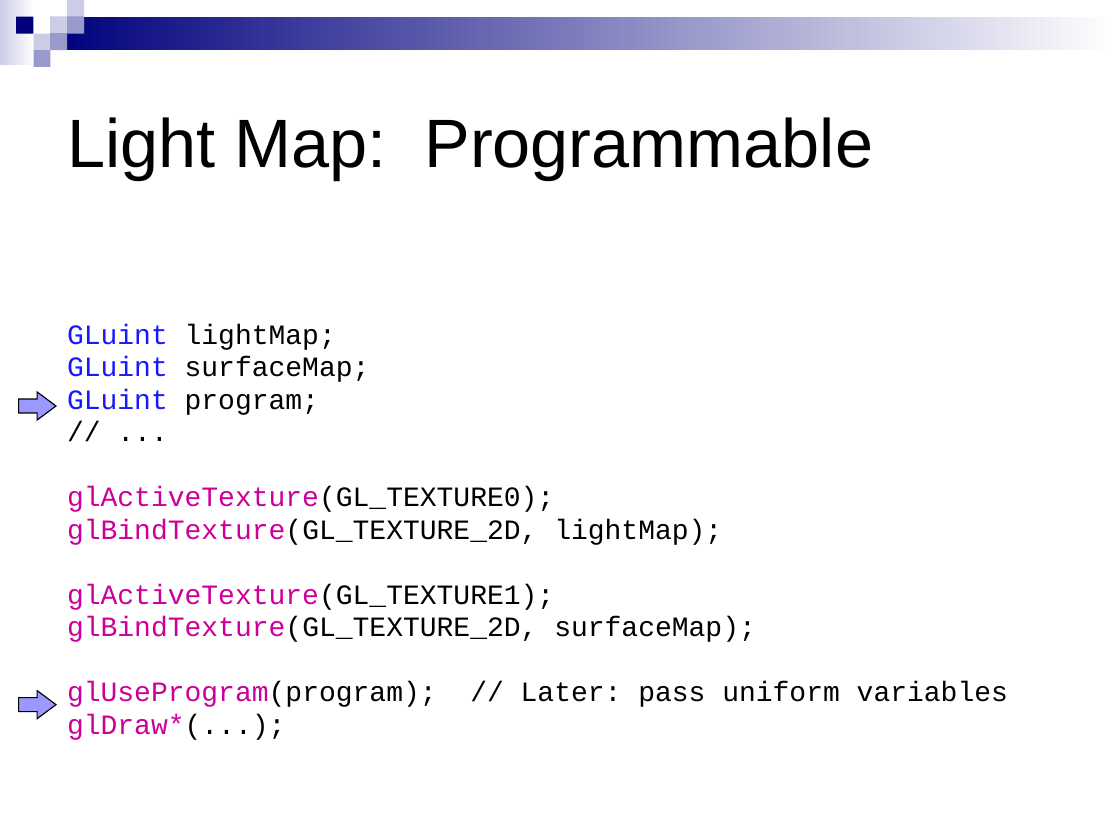
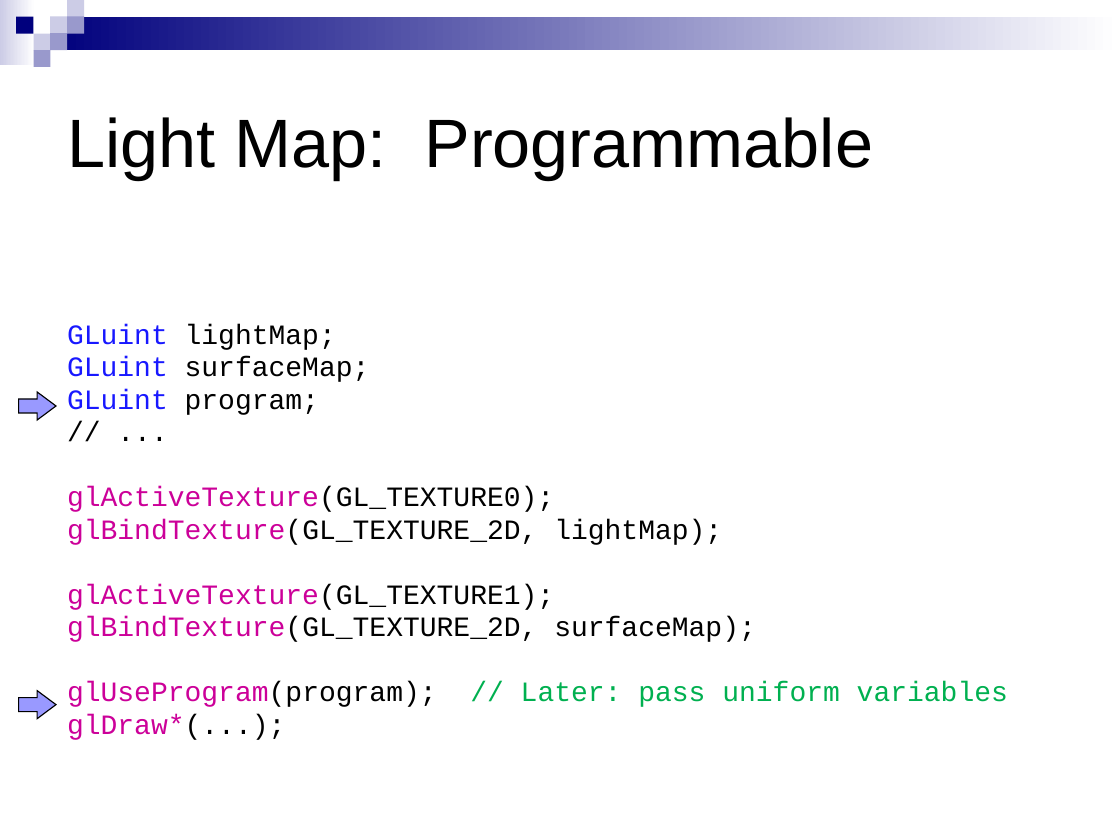
Before and after one commit to CIS565-Spring-2012/cis565-spring-2012.github.com, a slide deck: slide 10 of lectures/03-14-GLSL-Intro.pptx. Drawn at 1120x840 pixels with LibreOffice and Linux fonts; fonts in the diff are those of the drawing. Boxes give left, top, right and bottom in pixels: in the first picture for what was removed or moved away, otherwise in the second. Text is boxed around its words. In the diff, an @@ line names an element or a change of style, - is before the commit and + after.

```diff
--- a/lectures/03-14-GLSL-Intro.pptx
+++ b/lectures/03-14-GLSL-Intro.pptx
@@ text at (67,681,1008,707): text colour #000000 to #00B050 in "// Later: pass uniform variables" @@
```
Also in this commit, not shown: 6 other slides changed, 1 other file.
